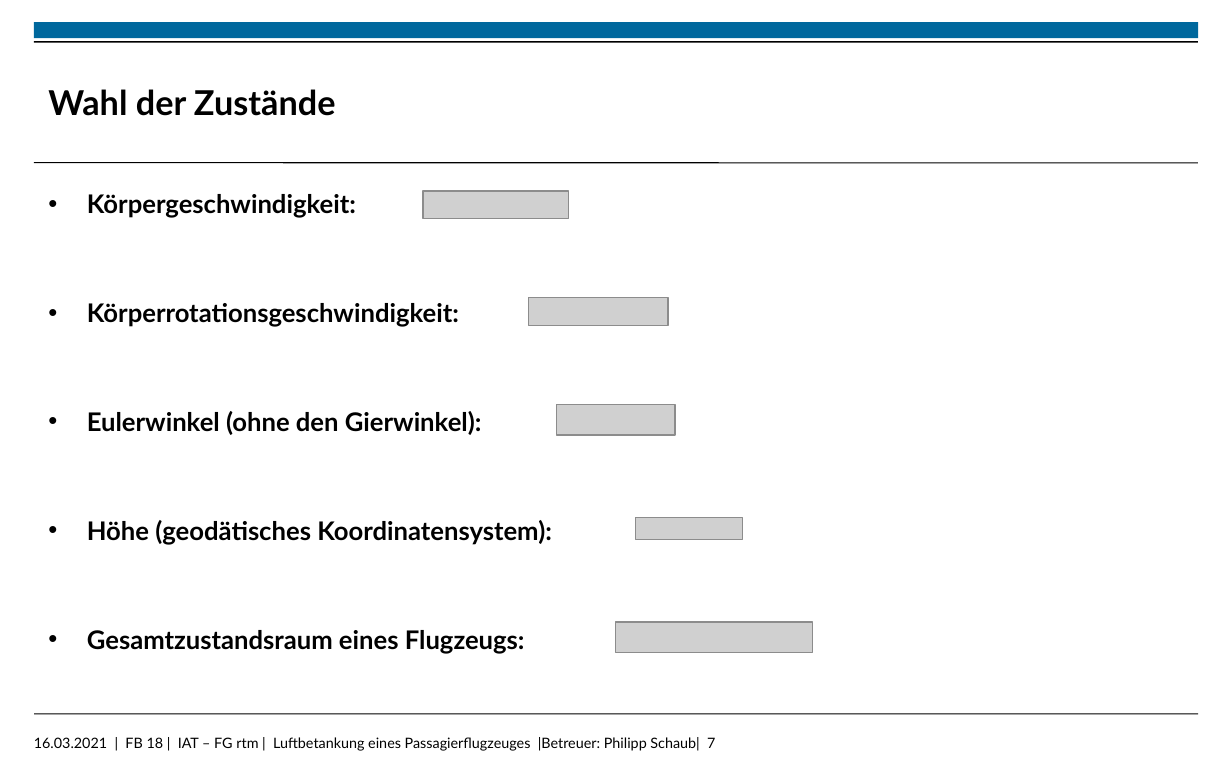
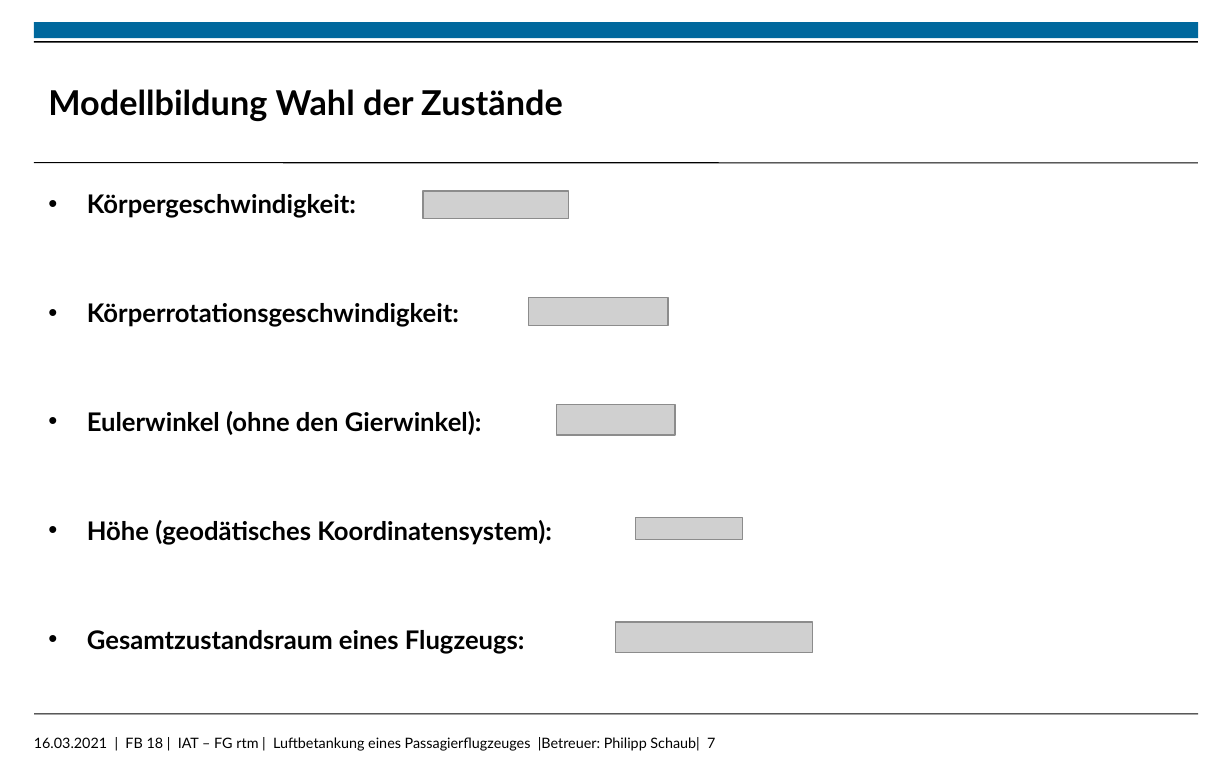
Before and after one commit to MatheusSLangendyk/Projekteseminar-Luftbetankung, a slide deck: slide 7 of Vortrag/Projektseminar_Anwendung_Mechatronik.pptx. Drawn at 1232x770 pixels with LibreOffice and Linux fonts; fonts in the diff are those of the drawing; grey boxes stand for pictures; background and template pictures are left out. Boxes give left, top, right and bottom in pixels: in the first picture for what was removed or moved away, otherwise in the second. Text is boxed around its words. In the diff, an @@ line names an element or a change of style, - is before the commit and + after.

Commit message:
Presentation Files 2

```diff
--- a/Vortrag/Projektseminar_Anwendung_Mechatronik.pptx
+++ b/Vortrag/Projektseminar_Anwendung_Mechatronik.pptx
@@ title at bbox=[48, 89, 563, 122]: text changed @@
-Wahl der Zustände
+Modellbildung Wahl der Zustände
```
Also in this commit, not shown: 1 other file.
